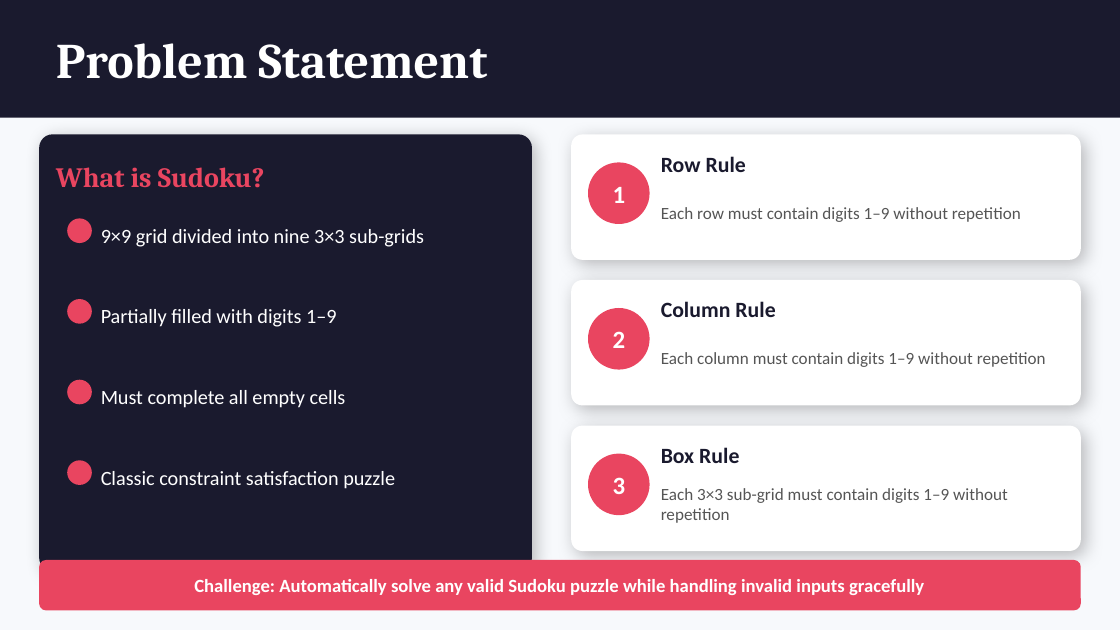
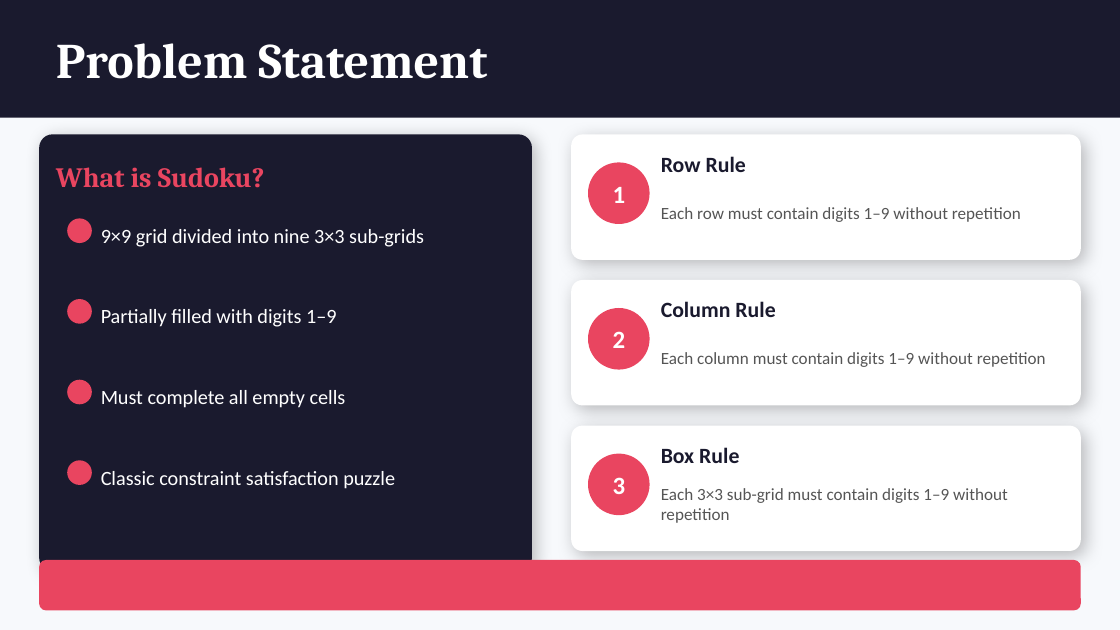
Before and after one commit to marathi28/Mini-Project, a slide deck: slide 2 of Sudoku_Solver_Presentation.pptx. Drawn at 1120x630 pixels with LibreOffice and Linux fonts; fonts in the diff are those of the drawing. Boxes give left, top, right and bottom in pixels: in the first picture for what was removed or moved away, otherwise in the second. Text is boxed around its words. In the diff, an @@ line names an element or a change of style, - is before the commit and + after.

```diff
--- a/Sudoku_Solver_Presentation.pptx
+++ b/Sudoku_Solver_Presentation.pptx
@@ text removed at bbox=[194, 579, 924, 595] @@
-Challenge: Automatically solve any valid Sudoku puzzle while handling invalid inputs gracefully
```
Also in this commit, not shown: 3 other slides changed.
